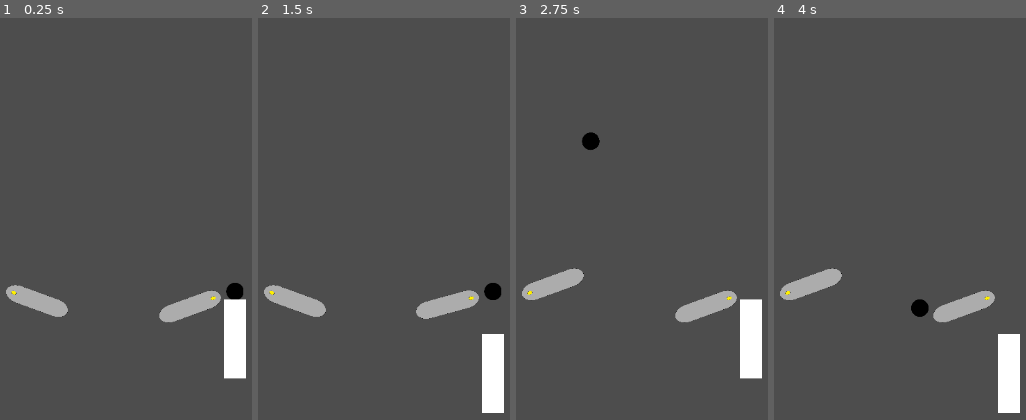
Above: before the commit, frames 1-4 (left to right).
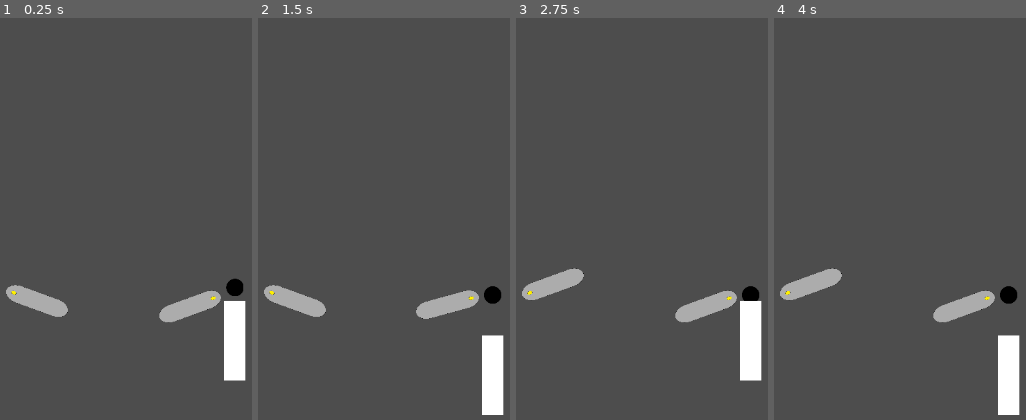
Above: after the commit, the same moments.

Repository: sparks5115/pinball
Game: Godot game, scene res://main.tscn
Same seed, same stepped clock (60 frames per second), same inputs: the game is played once before the commit and once after it.
Inputs (mouse positions are in pixels of both pictures, inside the frame that each line leads up to):
- Up to frame 1 (0.25 s): no input
- Up to frame 2 (1.5 s): move the mouse to (outside the picture) at 0.52 s; press the mouse at (outside the picture) at 0.53 s; tap Enter at 1.25 s; move the mouse to (outside the picture) at 1.27 s; release the mouse at (outside the picture) at 1.28 s; hold Space (plunger_down) from 1.28 s (still down); right-click (outside the picture) at 1.35 s
- Up to frame 3 (2.75 s): move the mouse to (740, 98) at 2.02 s; release Space (plunger_down) at 2.03 s; press the mouse at (740, 98) at 2.03 s
- Up to frame 4 (4 s): move the mouse to (879, 283) at 2.77 s; release the mouse at (879, 283) at 2.78 s; right-click (879, 283) at 2.85 s; move the mouse to (outside the picture) at 3.52 s; press the mouse at (outside the picture) at 3.53 s; hold Space (plunger_down) from 3.53 s (still down)

The runs differ from the first frame. In frame 1, 0.3% of the frame differs, in the area x 88-98%, y 64-91%; in frame 2, 0.3%; in frame 3, 0.6%; in frame 4, 0.7%, in the area x 54-98%, y 66-99%.

Commit message:
OOB started

Diff:
--- a/Ball.gd
+++ b/Ball.gd
@@ -1,11 +1,15 @@
 extends RigidBody2D
 
+@export var respawn_position: Vector2
 
-# Called when the node enters the scene tree for the first time.
 func _ready():
-	pass # Replace with function body.
+	# Store initial position if not manually set
+	if respawn_position == Vector2.ZERO:
+		respawn_position = global_position
 
-
-# Called every frame. 'delta' is the elapsed time since the previous frame.
-func _process(delta):
-	pass
+func respawn():
+	linear_velocity = Vector2.ZERO
+	angular_velocity = 0
+	sleeping = true
+	global_position = respawn_position
+	sleeping = false
--- /dev/null
+++ b/OOB.gd
@@ -0,0 +1,7 @@
+extends Area2D
+
+
+func _on_body_entered(body):
+	if body.name == "Ball":
+		print("test")
+		body.respawn()
--- a/Plunger.gd
+++ b/Plunger.gd
@@ -1,15 +1,11 @@
 extends AnimatableBody2D
 
 @export var rest_y = position.y          # starting Y position
-@export var max_pullback = 200    # max Y when pulled
-@export var speed = 10000            # speed of plunger movement
-@onready var ball = $"../Ball"
+@export var max_pullback = rest_y + 200    # max Y when pulled
+@export var speed = 6000            # speed of plunger movement
+
 
 var pulling_back = false
-
-func _on_Flipper_body_entered(body):
-	if body.name == "Ball":
-		body.apply_impulse(Vector2.ZERO, Vector2(0, -800))  # tune this
 
 func _physics_process(delta):
 	# Check input
@@ -17,9 +13,9 @@
 		pulling_back = true
 	else:
 		# Release the plunger
-		if pulling_back:
+#		if pulling_back:
 			# Launch the ball by applying an impulse
-			ball.set_axis_velocity(Vector2(0, -speed))  # tune strength
+#			ball.set_axis_velocity(Vector2(0, -speed))  # tune strength
 		pulling_back = false
 
 	# Move plunger visually
--- a/ball.tres
+++ b/ball.tres
@@ -2,4 +2,3 @@
 
 [resource]
 friction = 0.5
-bounce = 0.3
--- a/main.tscn
+++ b/main.tscn
@@ -7,6 +7,7 @@
 [ext_resource type="Texture2D" uid="uid://d0gxcmsrtvfil" path="res://flipper.png" id="3_y3ufe"]
 [ext_resource type="PhysicsMaterial" uid="uid://drb71pk2yw13b" path="res://Flipper.tres" id="4_bauks"]
 [ext_resource type="Script" path="res://Plunger.gd" id="4_v04cy"]
+[ext_resource type="Script" path="res://OOB.gd" id="8_ukpl8"]
 
 [sub_resource type="CircleShape2D" id="CircleShape2D_q36yo"]
 radius = 50.0
@@ -15,13 +16,13 @@
 radius = 49.0
 height = 366.0
 
-[sub_resource type="RectangleShape2D" id="RectangleShape2D_qkpho"]
-size = Vector2(125.5, 456.5)
+[sub_resource type="RectangleShape2D" id="RectangleShape2D_2dv7n"]
+size = Vector2(953.353, 213)
 
 [node name="Main" type="Node2D"]
 
 [node name="Ball" type="RigidBody2D" parent="."]
-position = Vector2(1274, 308)
+position = Vector2(1274, 153)
 mass = 0.01
 physics_material_override = ExtResource("1_qndu8")
 gravity_scale = 5.0
@@ -87,14 +88,29 @@
 zoom = Vector2(0.25, 0.25)
 
 [node name="Plunger" type="AnimatableBody2D" parent="."]
+position = Vector2(1274, 605)
 script = ExtResource("4_v04cy")
 
-[node name="CollisionShape2D" type="CollisionShape2D" parent="Plunger"]
-position = Vector2(1274, 595.75)
-shape = SubResource("RectangleShape2D_qkpho")
+[node name="ColorRect" type="ColorRect" parent="Plunger"]
+offset_left = -65.0
+offset_top = -231.0
+offset_right = 62.0
+offset_bottom = 227.0
+pivot_offset = Vector2(64, 231)
 
-[node name="ColorRect" type="ColorRect" parent="Plunger"]
-offset_left = 1212.0
-offset_top = 364.0
-offset_right = 1339.0
-offset_bottom = 822.0
+[node name="CollisionPolygon2D" type="CollisionPolygon2D" parent="Plunger"]
+polygon = PackedVector2Array(-65, -232, -3, -216, 61, -230, 62, 227, -65, 226)
+
+[node name="OOB" type="Area2D" parent="."]
+position = Vector2(861, 870)
+scale = Vector2(1.09508, 1)
+collision_layer = 2
+collision_mask = 3
+script = ExtResource("8_ukpl8")
+
+[node name="CollisionShape2D" type="CollisionShape2D" parent="OOB"]
+position = Vector2(-229.207, 27.5)
+shape = SubResource("RectangleShape2D_2dv7n")
+
+[connection signal="body_entered" from="Ball" to="Ball" method="_on_body_entered"]
+[connection signal="body_entered" from="OOB" to="OOB" method="_on_body_entered"]
Not shown: 1 places in main.tscn that only renumber resources
